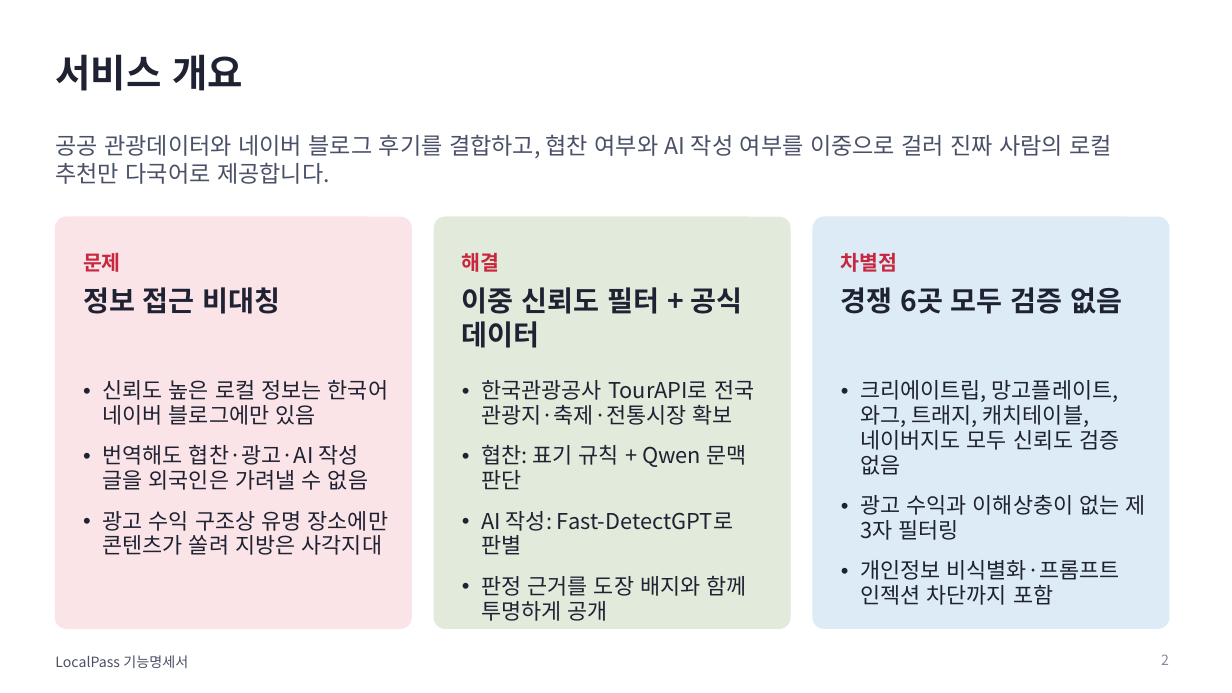
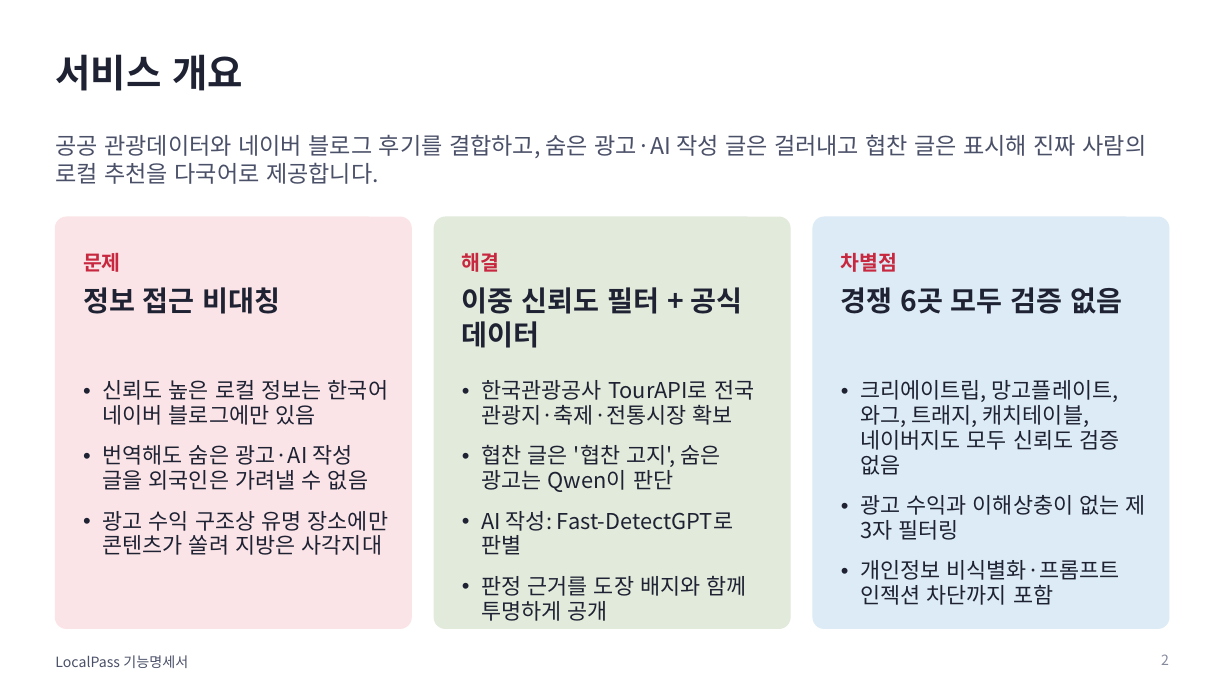
Before and after one commit to 55wind/localpass, a slide deck: slide 2 of docs/LocalPass_기능명세서.pptx. Drawn at 1232x693 pixels with LibreOffice and Linux fonts; fonts in the diff are those of the drawing. Boxes give left, top, right and bottom in pixels: in the first picture for what was removed or moved away, otherwise in the second. Text is boxed around its words. In the diff, an @@ line names an element or a change of style, - is before the commit and + after.

```diff
--- a/docs/LocalPass_기능명세서.pptx
+++ b/docs/LocalPass_기능명세서.pptx
@@ text at [55, 134, 1147, 184]: text changed @@
-공공 관광데이터와 네이버 블로그 후기를 결합하고, 협찬 여부와 AI 작성 여부를 이중으로 걸러 진짜 사람의 로컬 추천만 다국어로 제공합니다.
+공공 관광데이터와 네이버 블로그 후기를 결합하고, 숨은 광고·AI 작성 글은 걸러내고 협찬 글은 표시해 진짜 사람의 로컬 추천을 다국어로 제공합니다.
@@ text at [102, 445, 368, 490]: text changed @@
-• 번역해도 협찬·광고·AI 작성 글을 외국인은 가려낼 수 없음
+• 번역해도 숨은 광고·AI 작성 글을 외국인은 가려낼 수 없음
@@ text at [481, 444, 721, 492]: text changed @@
-• 협찬: 표기 규칙 + Qwen 문맥 판단
+• 협찬 글은 '협찬 고지', 숨은 광고는 Qwen이 판단
```
Also in this commit, not shown: 9 other slides changed, 5 other files.
